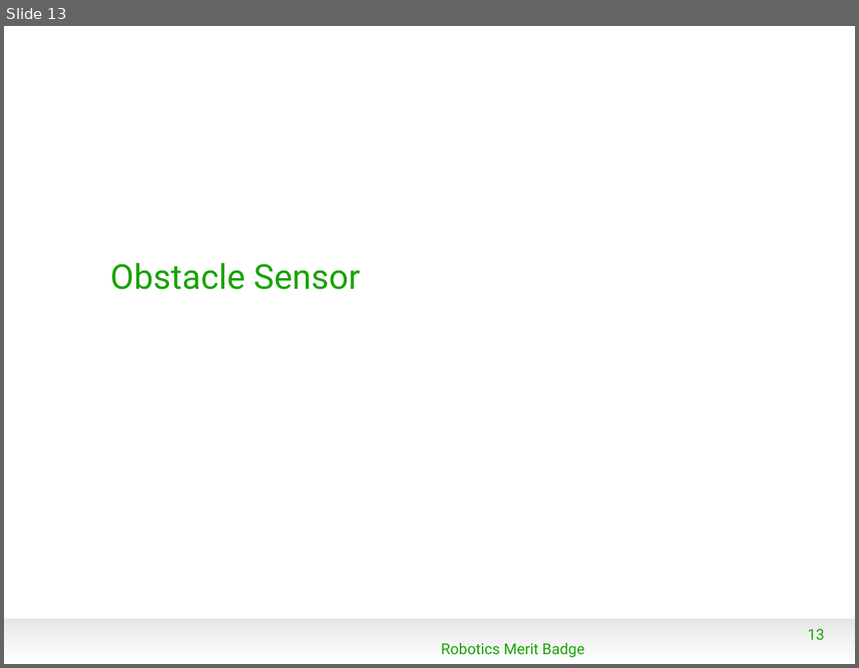
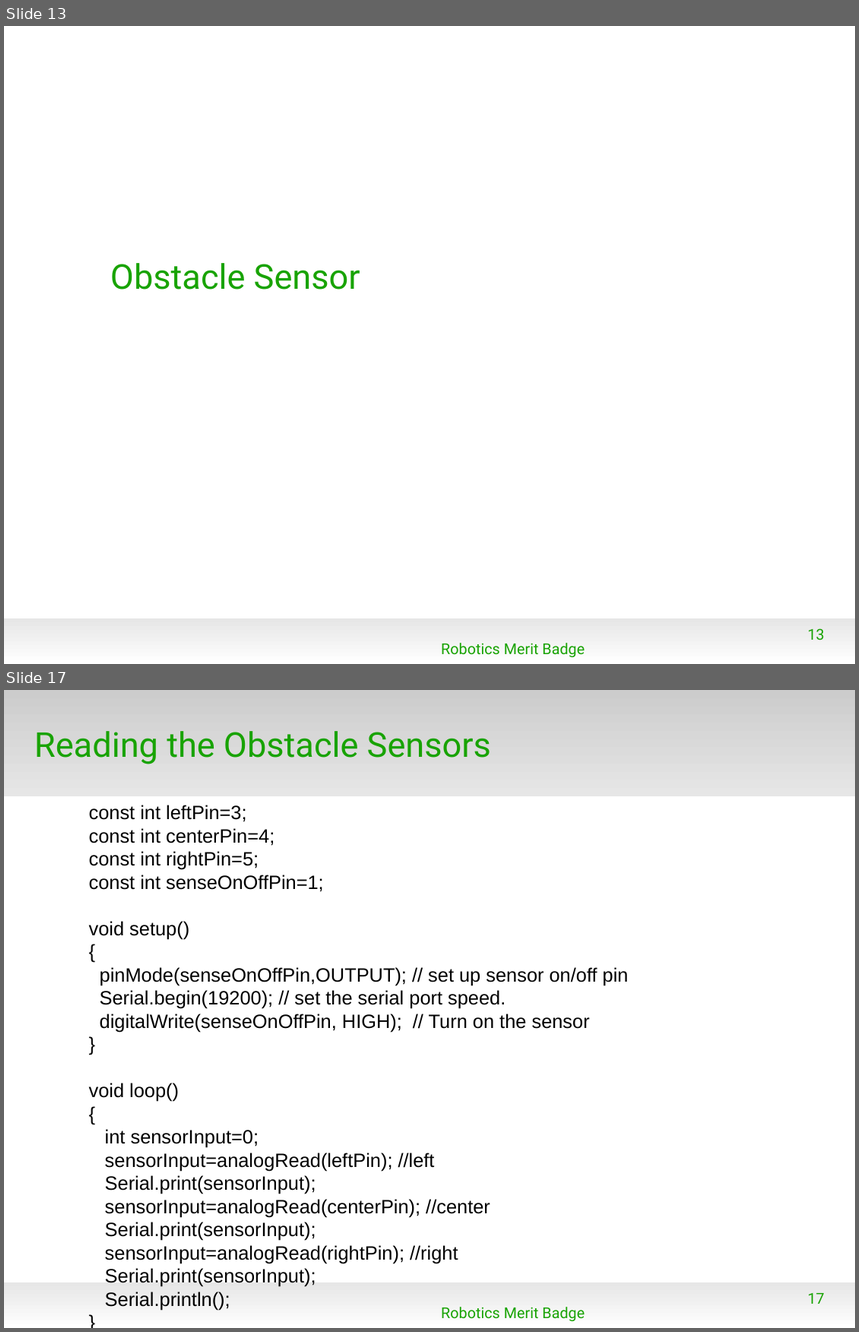
Before and after one commit to spiderman-2099/RoboticsMB, a slide deck: doc/RMB_Session2.odp. Shown one above the other, each under a label of ours: slide 13 before the commit, slides 13 and 17 after it; the slides between them are not shown. The pictures are 859x668 and 859x1332 pixels, drawn with LibreOffice and Linux fonts; fonts in the diff are those of the drawing; background and template pictures are left out. Boxes give left, top, right and bottom in pixels: in the first picture for what was removed or moved away, otherwise in the second. Text is boxed around its words. In the diff, an @@ line names an element or a change of style, - is before the commit and + after.

```diff
--- a/doc/RMB_Session2.odp
+++ b/doc/RMB_Session2.odp
@@ slide 17 added at (4,690,855,1328), background #FFFFFF; not listed: 1 template element that a slide beside it also shows @@
@@ rectangle added at (4,690,855,796), fill gradient #CCCCCC to #E6E6E6 @@
@@ title added at (34,731,491,764), 32 pt, text #18A303 @@
+Reading the Obstacle Sensors
@@ text added at (89,805,629,1310), 18 pt, text #000000 @@
+const int leftPin=3;
+const int centerPin=4;
+const int rightPin=5;
+const int senseOnOffPin=1;
+void setup()
+{
+pinMode(senseOnOffPin,OUTPUT); // set up sensor on/off pin
+Serial.begin(19200); // set the serial port speed.
+digitalWrite(senseOnOffPin, HIGH); // Turn on the sensor
+}
+void loop()
+{
+int sensorInput=0;
+sensorInput=analogRead(leftPin); //left
+Serial.print(sensorInput);
+sensorInput=analogRead(centerPin); //center
+Serial.print(sensorInput);
+sensorInput=analogRead(rightPin); //right
+Serial.print(sensorInput);
+Serial.println();
+}
@@ page number added at (808,1293,825,1304), 14 pt, text #18A303 @@
+17
@@ text added at (441,1307,585,1322), 14 pt, text #18A303 @@
+Robotics Merit Badge
```
Also in this commit, not shown: 4 slides changed, 3 other slides added, 1 other file.
